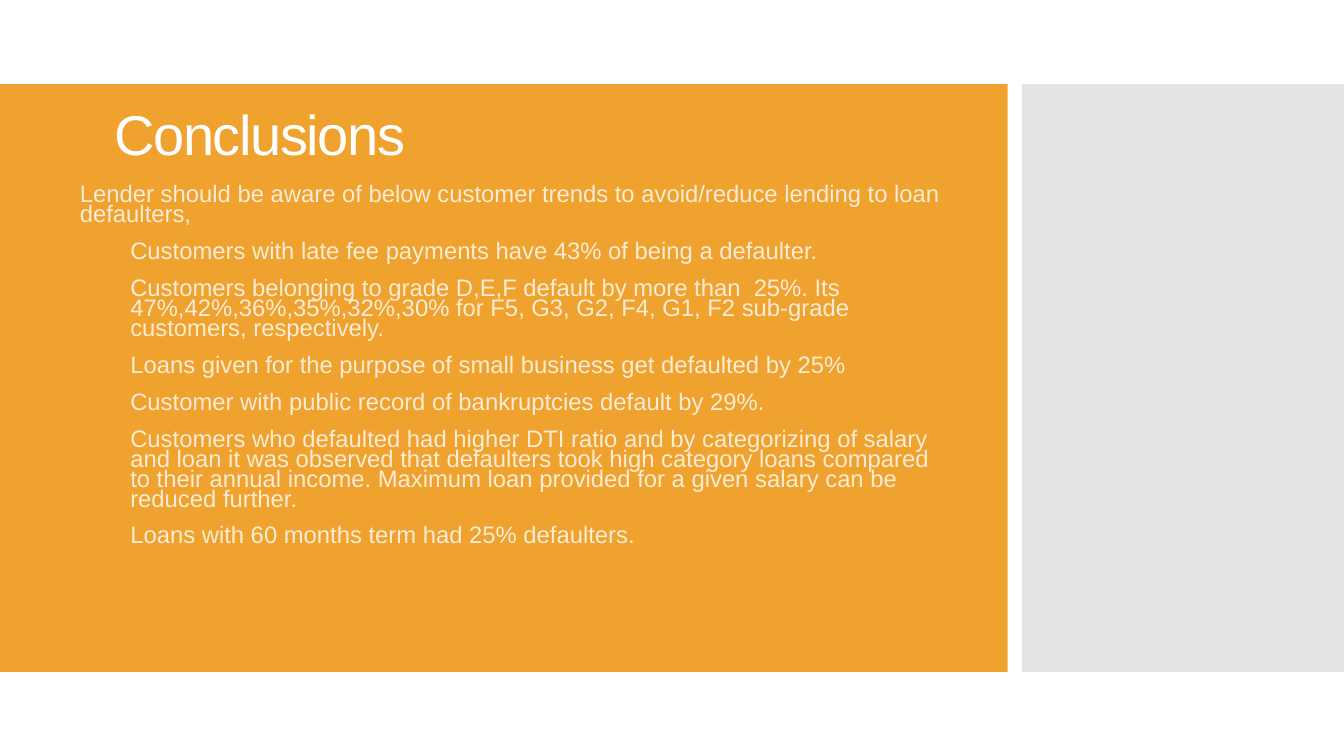
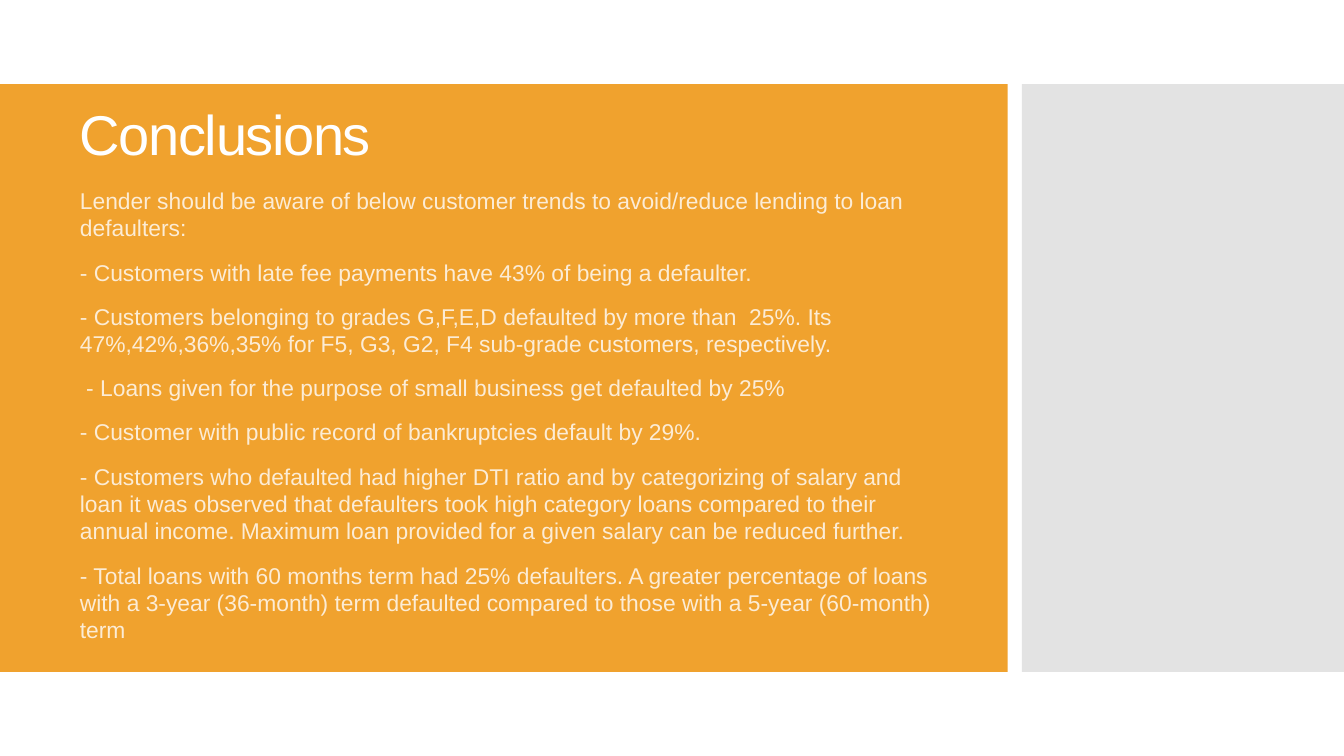
Before and after one commit to Rawoof821/LendingclubCaseStudy, a slide deck: slide 19 of Neha_Rawoof_LendingCaseStudy.pptx (slide 20 before the commit). Drawn at 1344x756 pixels with LibreOffice and Linux fonts; fonts in the diff are those of the drawing. Boxes give left, top, right and bottom in pixels: in the first picture for what was removed or moved away, otherwise in the second. Text is boxed around its words. In the diff, an @@ line names an element or a change of style, - is before the commit and + after.

Commit message:
ppt final changes.

```diff
--- a/Neha_Rawoof_LendingCaseStudy.pptx
+++ b/Neha_Rawoof_LendingCaseStudy.pptx
@@ title "Conclusions": place and size @@
-title "Conclusions" at <box>114,114,405,156</box>
+title "Conclusions" at <box>80,114,371,156</box>
@@ subtitle at <box>80,192,931,638</box>: text changed; size 17.1 to 16.3 pt @@
-Lender should be aware of below customer trends to avoid/reduce lending to loan defaulters,
-➢ Customers with late fee payments have 43% of being a defaulter.
-➢ Customers belonging to grade D,E,F default by more than 25%. Its 47%,42%,36%,35%,32%,30% for F5, G3, G2, F4, G1, F2 sub-grade customers, respectively.
-➢ Loans given for the purpose of small business get defaulted by 25%
-➢ Customer with public record of bankruptcies default by 29%.
-➢ Customers who defaulted had higher DTI ratio and by categorizing of salary and loan it was observed that defaulters took high category loans compared to their annual income. Maximum loan provided for a given salary can be reduced further.
-➢ Loans with 60 months term had 25% defaulters.
+Lender should be aware of below customer trends to avoid/reduce lending to loan defaulters:
+- Customers with late fee payments have 43% of being a defaulter.
+- Customers belonging to grades G,F,E,D defaulted by more than 25%. Its 47%,42%,36%,35% for F5, G3, G2, F4 sub-grade customers, respectively.
+- Loans given for the purpose of small business get defaulted by 25%
+- Customer with public record of bankruptcies default by 29%.
+- Customers who defaulted had higher DTI ratio and by categorizing of salary and loan it was observed that defaulters took high category loans compared to their annual income. Maximum loan provided for a given salary can be reduced further.
+- Total loans with 60 months term had 25% defaulters. A greater percentage of loans with a 3-year (36-month) term defaulted compared to those with a 5-year (60-month) term
```
Also in this commit, not shown: 17 other slides changed, 1 slide added, 9 slides removed.
